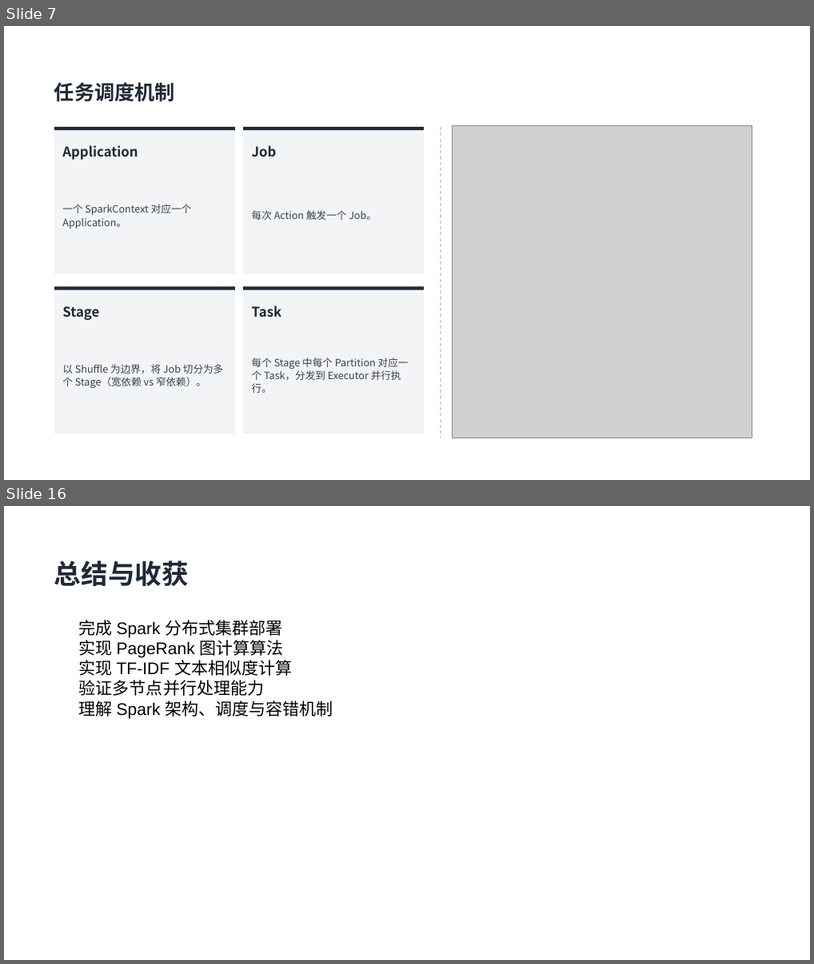
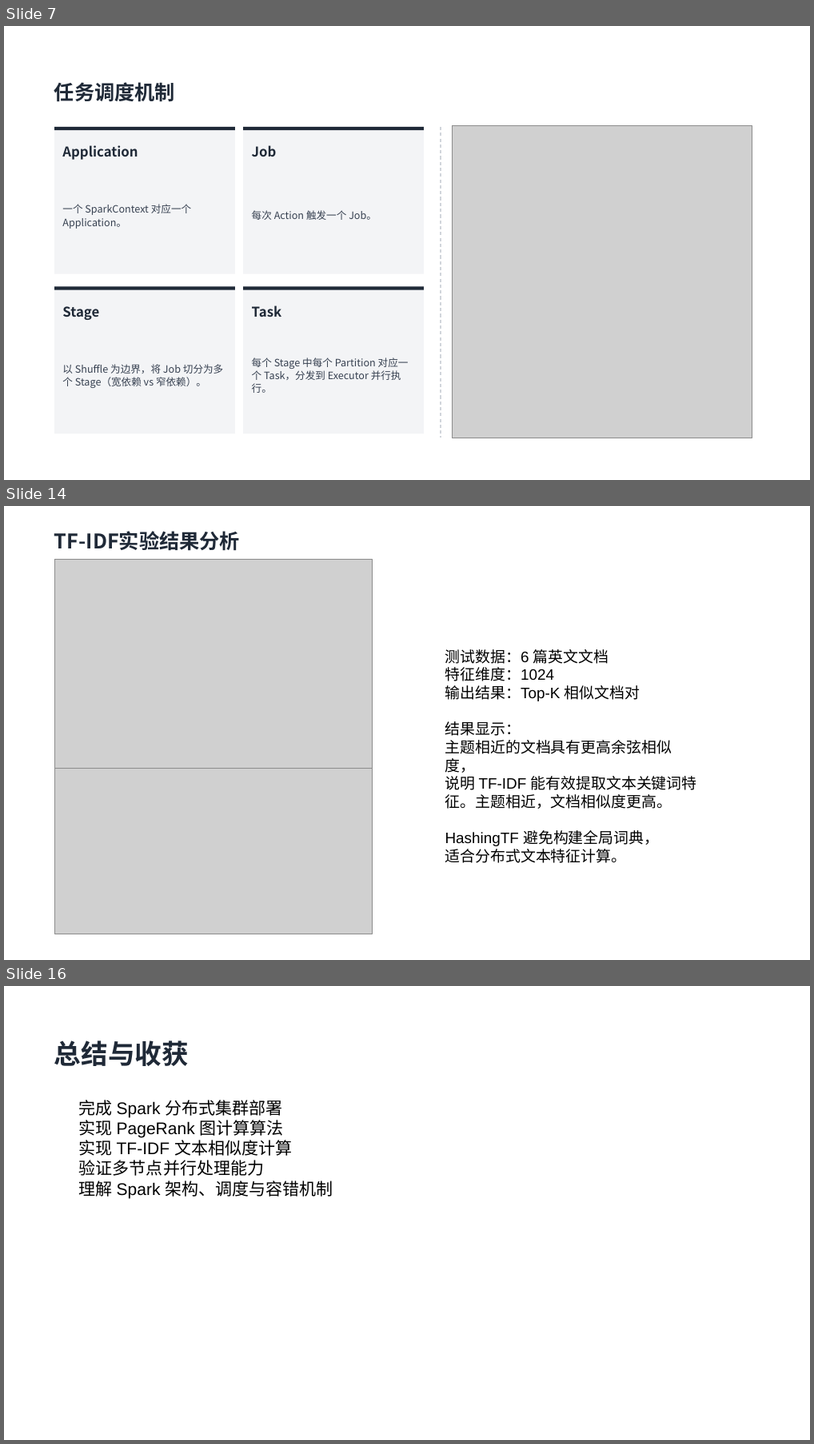
Before and after one commit to fxq45/spark-distributed-lab, a slide deck: docs/基于Apache Spark的分布式计算实验-内容修改.pptx. Shown one above the other, each under a label of ours: slides 7 and 16 before the commit, slides 7, 14 and 16 after it; the slides between them are not shown. The pictures are 814x964 and 814x1444 pixels, drawn with LibreOffice and Linux fonts; fonts in the diff are those of the drawing; grey boxes stand for pictures. Boxes give left, top, right and bottom in pixels: in the first picture for what was removed or moved away, otherwise in the second. Text is boxed around its words. In the diff, an @@ line names an element or a change of style, - is before the commit and + after.

```diff
--- a/docs/基于Apache Spark的分布式计算实验-内容修改.pptx
+++ b/docs/基于Apache Spark的分布式计算实验-内容修改.pptx
@@ slide 14 added at <box>4,506,810,960</box>, background #FFFFFF @@
@@ text added at <box>54,531,240,551</box>, 24 pt, text #1F2937, bold @@
+TF-IDF实验结果分析
@@ picture added at <box>54,560,372,768</box> @@
@@ text added at <box>446,649,698,863</box>, 18 pt, text #000000 @@
+测试数据：6 篇英文文档
+特征维度：1024
+输出结果：Top-K 相似文档对
+结果显示：
+主题相近的文档具有更高余弦相似度，
+说明 TF-IDF 能有效提取文本关键词特征。主题相近，文档相似度更高。
+HashingTF 避免构建全局词典，
+适合分布式文本特征计算。
@@ picture added at <box>54,768,372,933</box> @@
```
Also in this commit, not shown: 12 slides changed, 1 slide removed, 8 other files.
